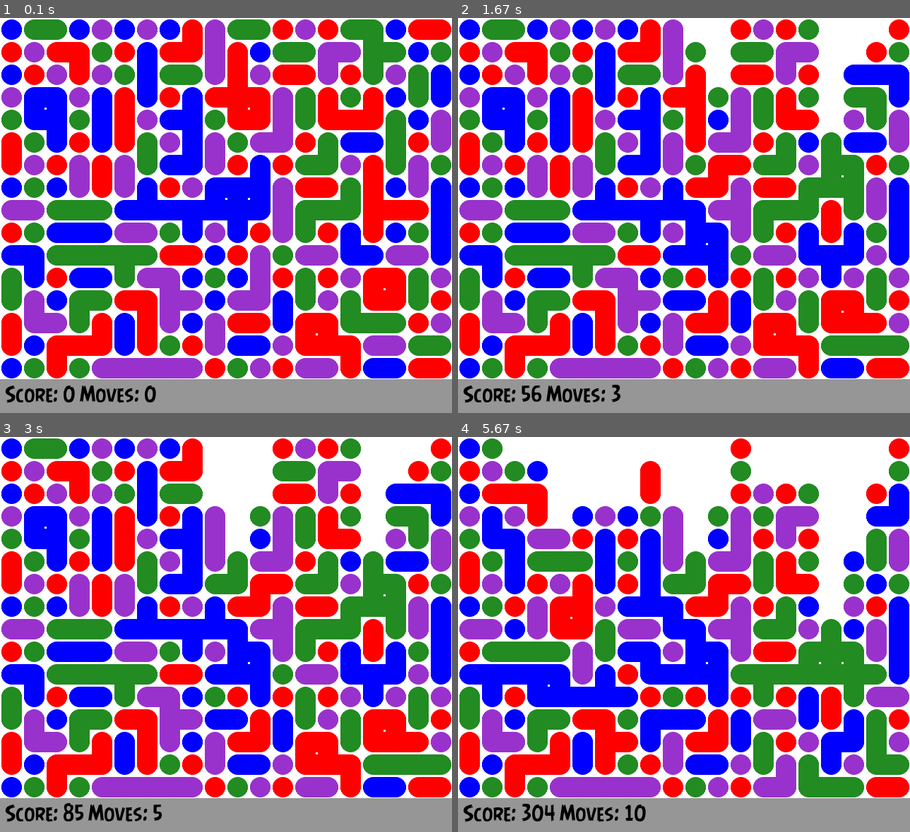
Above: before the commit, frames 1-4 (two rows, left to right).
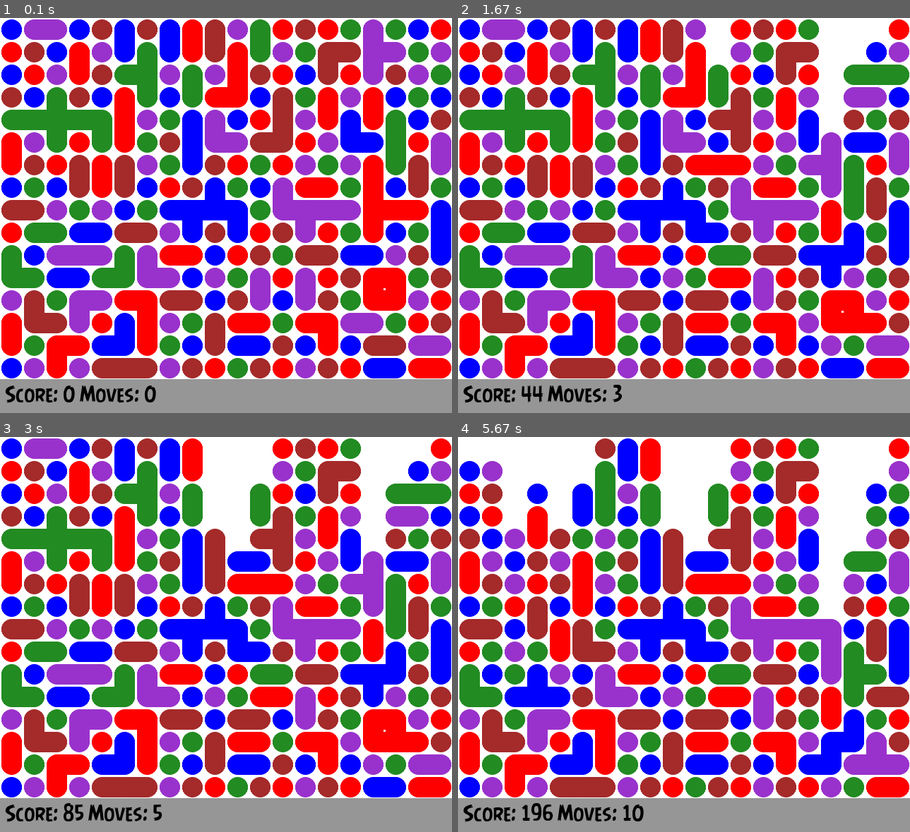
Above: after the commit, the same moments.

Repository: opethe1st/SameGame
Game: pygame game, started from Gui.py
Two runs of this game, one before a commit and one after it. Both use one fixed random seed, a clock stepped at 60 frames per second and the inputs below. The source is Python 2; it was converted automatically to run under Python 3.
Inputs (mouse positions are in pixels of both pictures, inside the frame that each line leads up to):
- Up to frame 1 (0.1 s): no input
- Up to frame 2 (1.67 s): click (828, 203) at 0.38 s; click (729, 302) at 0.83 s; move the mouse to (851, 353) at 1.13 s; click (851, 353) at 1.33 s
- Up to frame 3 (3 s): click (235, 500) at 1.88 s; move the mouse to (212, 567) at 2.23 s; click (212, 567) at 2.47 s; move the mouse to (397, 784) at 2.87 s
- Up to frame 4 (5.67 s): click (855, 784) at 3.1 s; click (842, 737) at 3.57 s; move the mouse to (539, 674) at 3.93 s; click (539, 674) at 4.17 s; move the mouse to (552, 559) at 4.53 s; click (552, 559) at 4.77 s; move the mouse to (575, 705) at 5.13 s; click (575, 705) at 5.37 s

The runs differ from the first frame. In frame 1, 37% of the frame differs, in the area x 0-100%, y 0-92%; in frame 2, 38%; in frame 3, 37%; in frame 4, 44%, in the area x 0-100%, y 0-98%.

Commit message:
Add Brown

Diff:
--- a/Logic.py
+++ b/Logic.py
@@ -1,11 +1,12 @@
 import random
-NOCOLOUR,NRED,NBLUE,NGREEN,NDARKORCHID  = 0,1,2,3,4
+NOCOLOUR,NRED,NBLUE,NGREEN,NDARKORCHID,NBROWN  = 0,1,2,3,4,5
 BLACK = (  0,   0,   0)
 WHITE = (255, 255, 255)
 BLUE =  (  0,   0, 255)
 GREEN = (34,139,34)
 RED =   (255,   0,   0)
 DARKORCHID =(153,50,204)
+BROWN = (165,42,42)
 
 
 def numToColour(num):
@@ -17,6 +18,8 @@
         return GREEN
     elif num==NDARKORCHID:
         return DARKORCHID
+    elif num==NBROWN:
+        return BROWN
     else:
         return (255, 255, 255)
 class Ball:
@@ -44,7 +47,7 @@
     def initBoard(self):
         for i in range(self.width):
             for j in range(self.height):
-                self.balls[i][j].colour = numToColour(random.randint(1,4))
+                self.balls[i][j].colour = numToColour(random.randint(1,5))
 
         #[[ self.balls[i][j].colour = numToColour(random.randint(1,4)) for i in xrange(size)] for j in xrange(size)]
 
